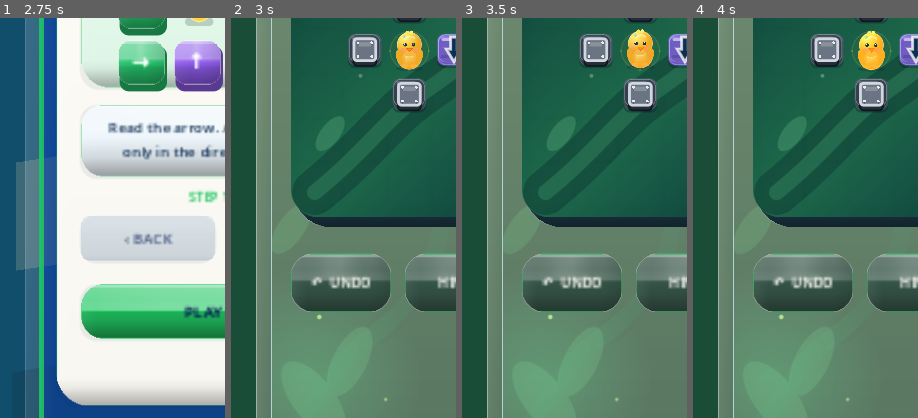
Above: before the commit, frames 1-4 (left to right).
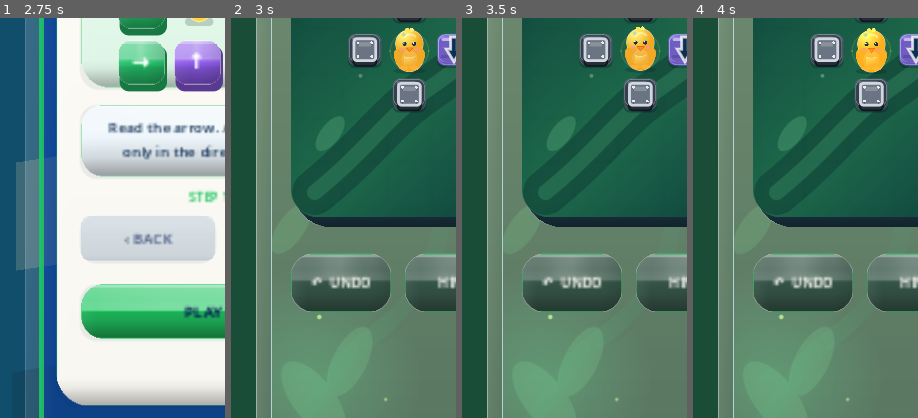
Above: after the commit, the same moments.

Repository: eghosa001/unjam
Game: Godot game, scene res://scenes/Boot.tscn
The game is run twice, just before and just after one commit, with the same random seed, the same clock (stepped at 60 frames per second) and the same inputs.
Inputs (mouse positions are % of the whole screen's width and height, from its top left):
- Up to frame 1 (2.75 s): tap Enter at 0.5 s; move the mouse to (72, 45) at 0.52 s; click (72, 45) at 0.67 s; tap Space at 1.25 s; drag from (30, 55) to (45, 70) at 1.27 s; click "CONTINUE • LEVEL 1" at 2 s
- Up to frame 2 (3 s): click "PLAY NOW" at 2.75 s
- Up to frame 3 (3.5 s): no input
- Up to frame 4 (4 s): click "↻ RESTART" at 3.5 s
The pictures show only the part of the screen within x 0-50%, y 38-88%; the shares and areas given below are measured in that part.

Frame 1 is identical in both runs. In frame 2, 0.5% of the frame differs, in the area x 72-87%, y 2-14%; in frame 3, 0.5%; in frame 4, 0.5%.

Commit message:
Make Rescue mascot the board focal point

Diff:
--- a/scripts/ui/rescue_token.gd
+++ b/scripts/ui/rescue_token.gd
@@ -85,7 +85,7 @@
 	if motion != null and motion.has_method("reduced"):
 		reduced = bool(motion.call("reduced"))
 	var bob := 0.0 if reduced else sin(phase * 2.8) * s * 0.025
-	var art_size := Vector2(s * 1.14, s * 1.14)
+	var art_size := Vector2(s * 1.30, s * 1.30)
 	var art_rect := Rect2(Vector2(size.x * 0.5, size.y * 0.50 + bob) - art_size * 0.5, art_size)
 	var texture := RESCUE_TEXTURES.get(rescue_id) as Texture2D
 	if texture == null:
@@ -93,4 +93,4 @@
 	draw_texture_rect(texture, art_rect, false, Color.WHITE)
 	if rarity in ["silver","gold","royal"]:
 		var ring := Color("#dce8f4") if rarity == "silver" else (Color("#ffd75c") if rarity == "gold" else Color("#b790ff"))
-		draw_arc(art_rect.get_center(), s * 0.53, 0, TAU, 42, Color(ring, 0.54), maxf(1.5, s * 0.028), true)
+		draw_arc(art_rect.get_center(), s * 0.60, 0, TAU, 42, Color(ring, 0.54), maxf(1.5, s * 0.028), true)
